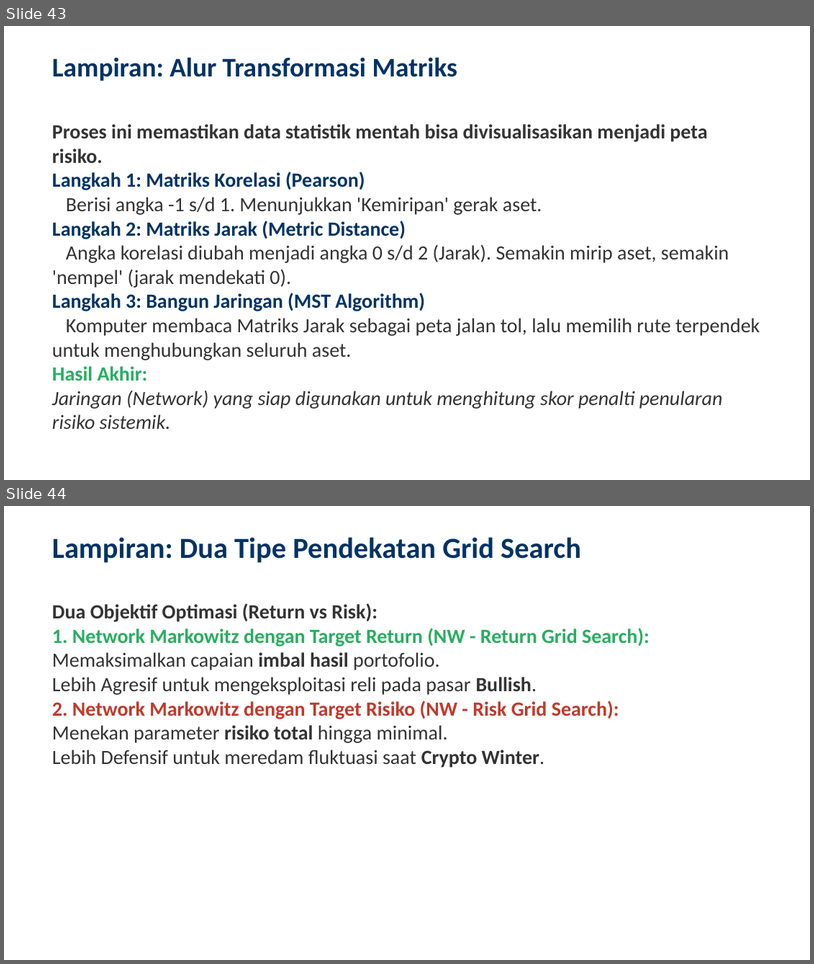
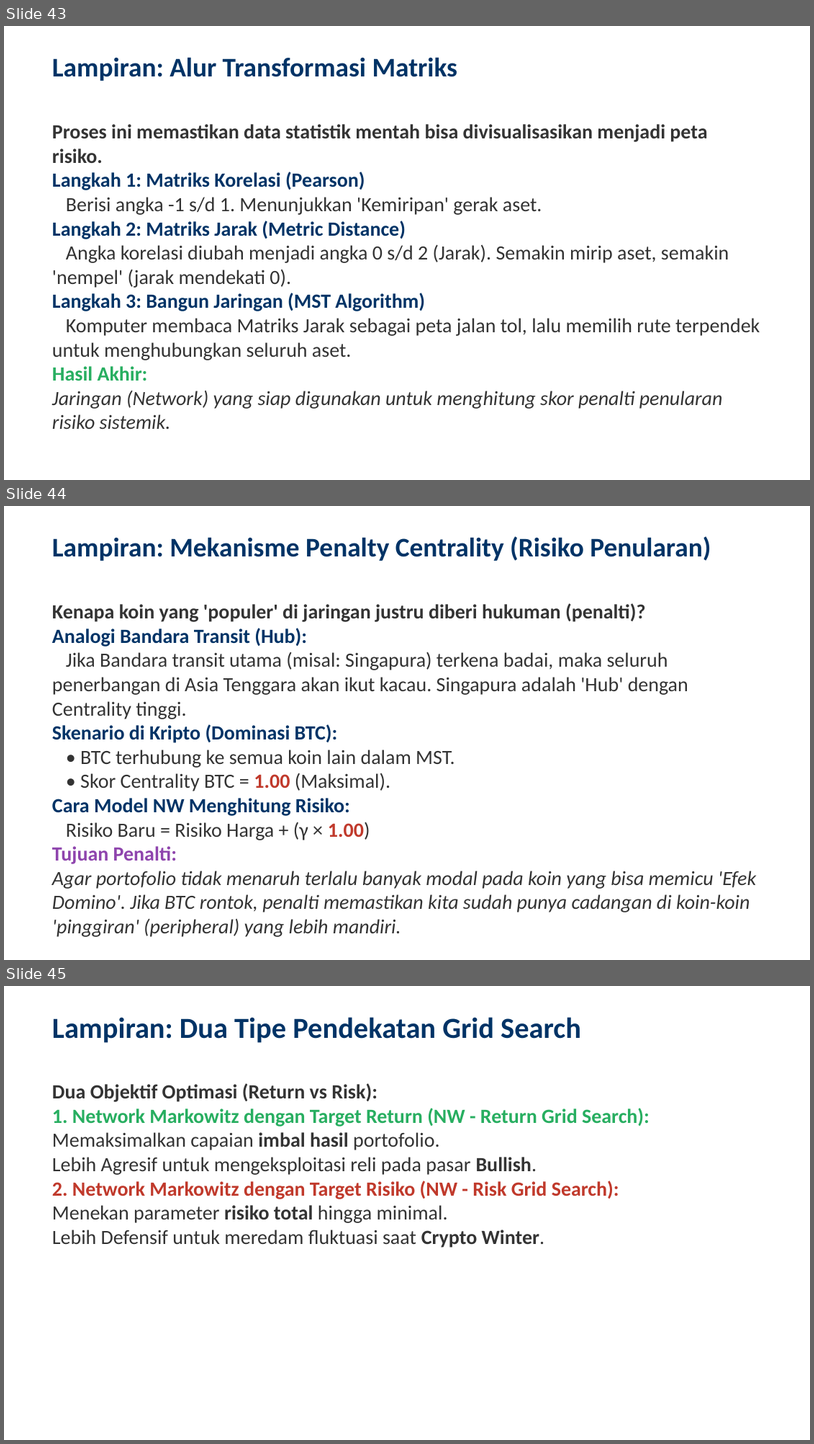
Before and after one commit to ragilrojo/RepoThesis, a slide deck: Presentasi_Proposal_Update.pptx. Shown one above the other, each under a label of ours: slides 43 and 44 before the commit, slides 43, 44 and 45 after it. The pictures are 814x964 and 814x1444 pixels, drawn with LibreOffice and Linux fonts; fonts in the diff are those of the drawing. Boxes give left, top, right and bottom in pixels: in the first picture for what was removed or moved away, otherwise in the second. Text is boxed around its words. In the diff, an @@ line names an element or a change of style, - is before the commit and + after.

Commit message:
feat: add penalty centrality mechanism slide (contagion risk)

```diff
--- a/Presentasi_Proposal_Update.pptx
+++ b/Presentasi_Proposal_Update.pptx
@@ slide 44 added at bbox=[4, 506, 810, 960], background #FFFFFF @@
@@ text added at bbox=[52, 536, 711, 561], 24 pt, text #003366, bold @@
+Lampiran: Mekanisme Penalty Centrality (Risiko Penularan)
@@ text added at bbox=[52, 603, 756, 937], 18 pt, text #333333 @@
+Kenapa koin yang 'populer' di jaringan justru diberi hukuman (penalti)?
+Analogi Bandara Transit (Hub):
+Jika Bandara transit utama (misal: Singapura) terkena badai, maka seluruh penerbangan di Asia Tenggara akan ikut kacau. Singapura adalah 'Hub' dengan Centrality tinggi.
+Skenario di Kripto (Dominasi BTC):
+• BTC terhubung ke semua koin lain dalam MST.
+• Skor Centrality BTC = 1.00 (Maksimal).
+Cara Model NW Menghitung Risiko:
+Risiko Baru = Risiko Harga + (γ × 1.00)
+Tujuan Penalti:
+Agar portofolio tidak menaruh terlalu banyak modal pada koin yang bisa memicu 'Efek Domino'. Jika BTC rontok, penalti memastikan kita sudah punya cadangan di koin-koin 'pinggiran' (peripheral) yang lebih mandiri.
@@ what was slide 44 is now slide 45 @@
```
Also in this commit, not shown: 1 other file.
